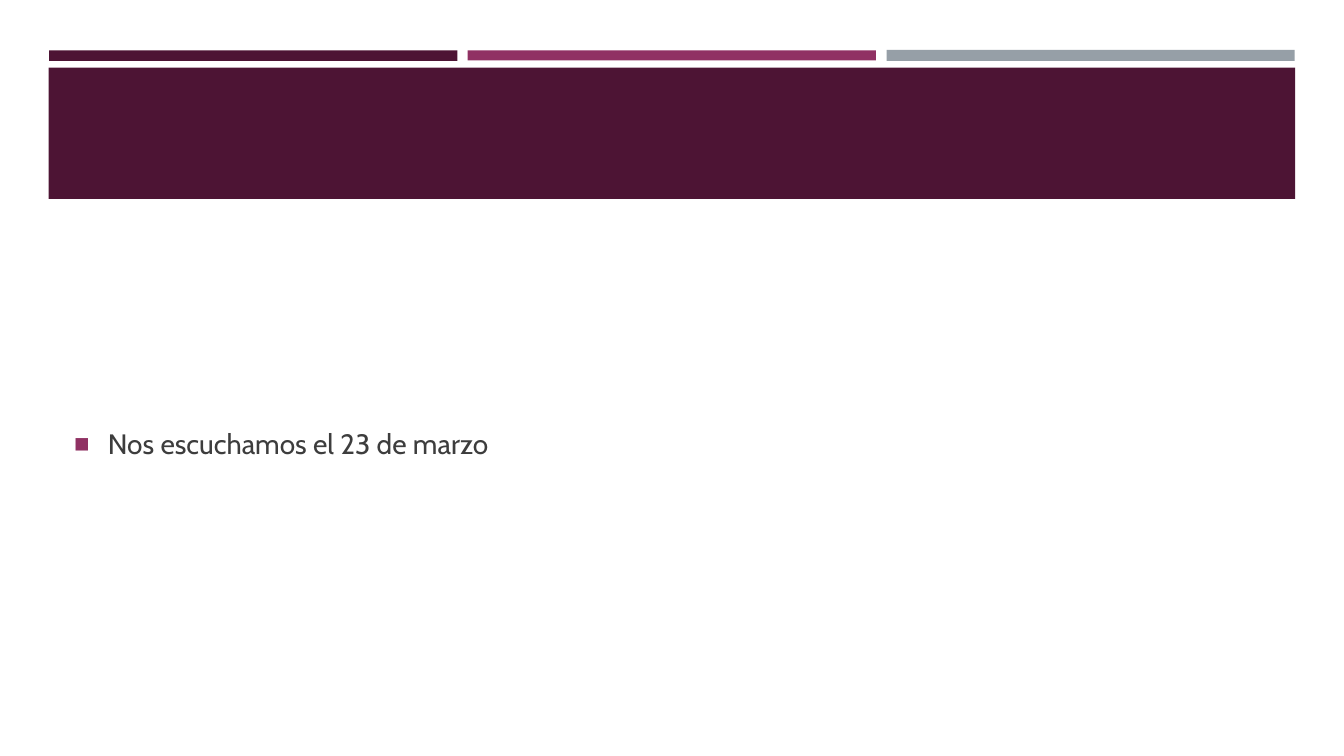
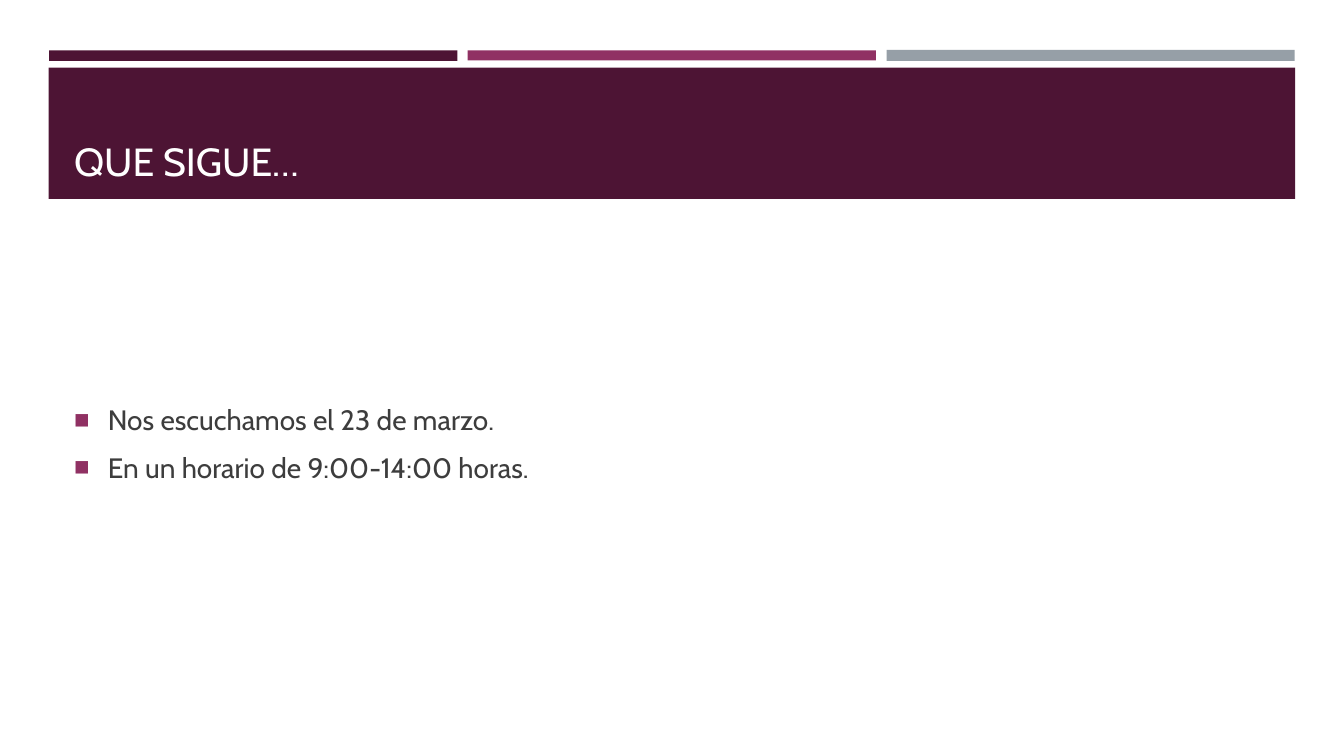
Before and after one commit to codemcm/talleritt, a slide deck: slide 6 of Presentacion/Taller.pptx (slide 5 before the commit). Drawn at 1344x756 pixels with LibreOffice and Linux fonts; fonts in the diff are those of the drawing. Boxes give left, top, right and bottom in pixels: in the first picture for what was removed or moved away, otherwise in the second. Text is boxed around its words. In the diff, an @@ line names an element or a change of style, - is before the commit and + after.

```diff
--- a/Presentacion/Taller.pptx
+++ b/Presentacion/Taller.pptx
@@ title added at box(74, 148, 299, 177), 28 pt, text #FFFFFF @@
+QUE SIGUE…
@@ text at box(108, 409, 528, 479): text changed @@
-■ Nos escuchamos el 23 de marzo
+■ Nos escuchamos el 23 de marzo.
+■ En un horario de 9:00-14:00 horas.
```
Also in this commit, not shown: 4 other slides changed, 1 slide added.
